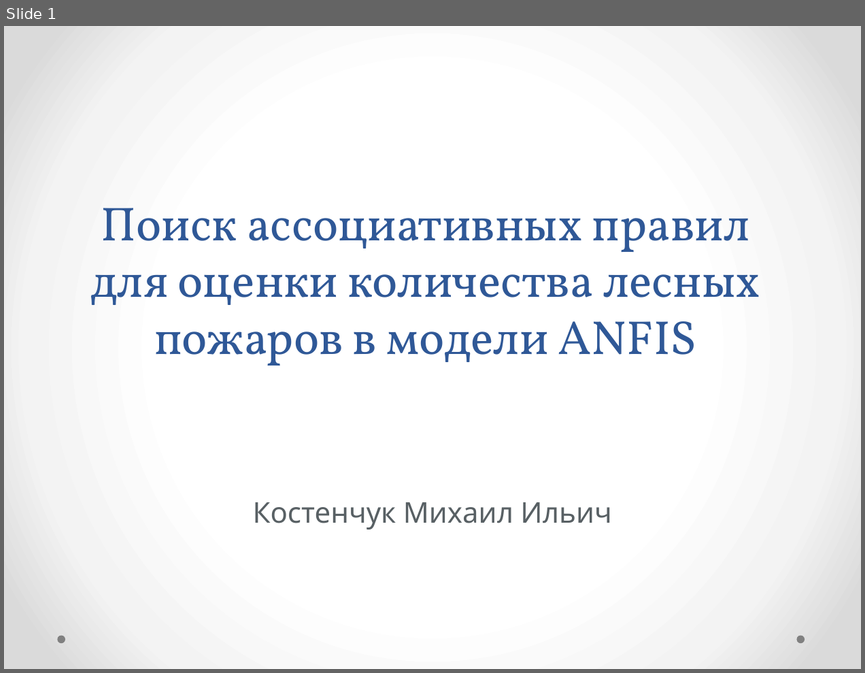
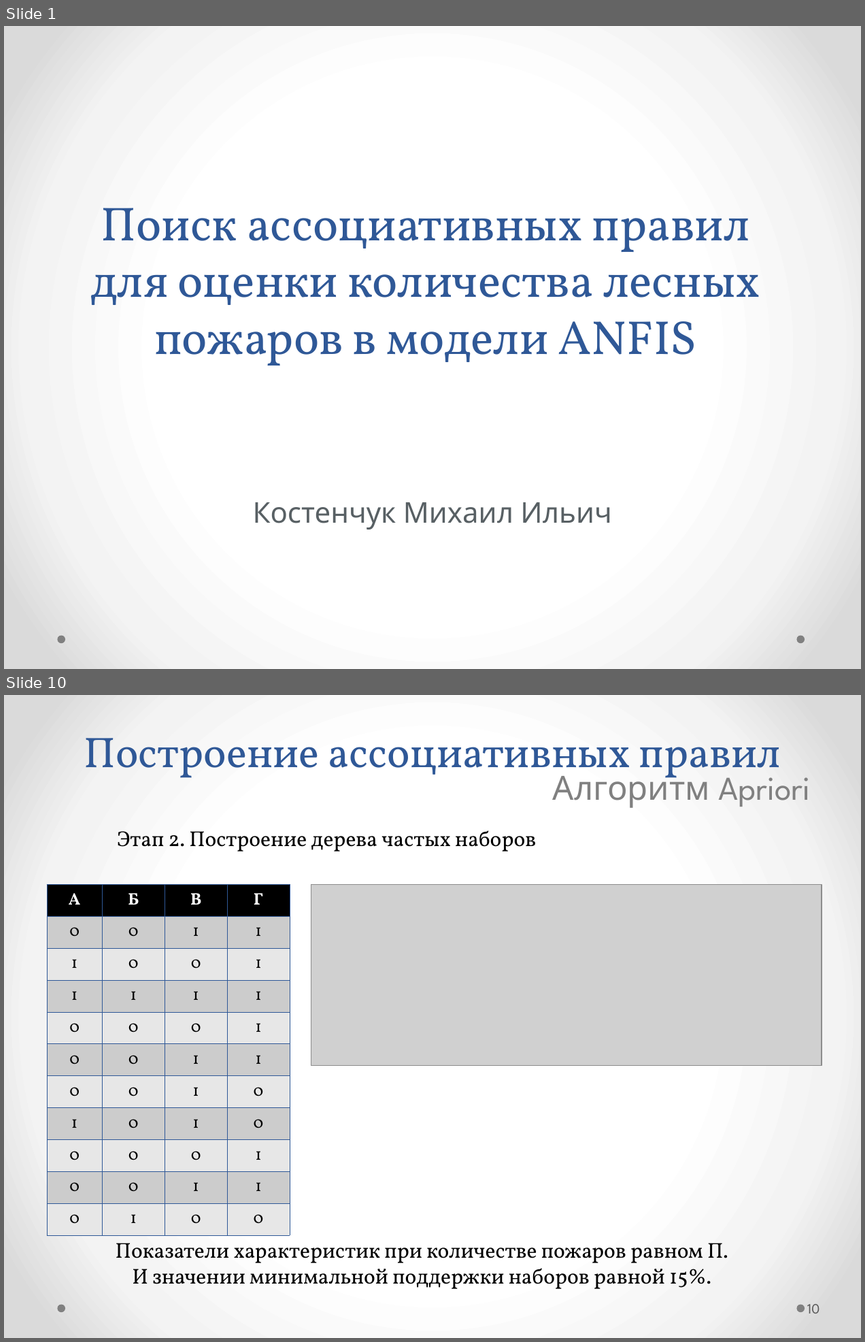
Before and after one commit to kmi9work/Fires, a slide deck: Apriori/my_tex/Поиск ассоциативных правил_Apriori.pptx. Shown one above the other, each under a label of ours: slide 1 before the commit, slides 1 and 10 after it; the slides between them are not shown. The pictures are 865x673 and 865x1342 pixels, drawn with LibreOffice and Linux fonts; fonts in the diff are those of the drawing; grey boxes stand for pictures. Boxes give left, top, right and bottom in pixels: in the first picture for what was removed or moved away, otherwise in the second. Text is boxed around its words. In the diff, an @@ line names an element or a change of style, - is before the commit and + after.

```diff
--- a/Apriori/my_tex/Поиск ассоциативных правил_Apriori.pptx
+++ b/Apriori/my_tex/Поиск ассоциативных правил_Apriori.pptx
@@ slide 10 added at [4,695,861,1338], background gradient #FFFFFF to #F4F4F4 to #DADADA; not listed: 2 template elements that a slide beside it also shows @@
@@ text added at [84,738,781,786], 36 pt, text #2F5897 @@
+Построение ассоциативных правил
@@ text added at [553,766,810,808], 28 pt, text #808080 @@
+Алгоритм Apriori
@@ text added at [117,830,536,851], 18 pt, text #000000 @@
+Этап 2. Построение дерева частых наборов
@@ table added at [47,884,290,1226], 11 rows, 4 columns @@
+А | Б | В | Г
+0 | 0 | 1 | 1
+1 | 0 | 0 | 1
+1 | 1 | 1 | 1
+0 | 0 | 0 | 1
+0 | 0 | 1 | 1
+0 | 0 | 1 | 0
+1 | 0 | 1 | 0
+0 | 0 | 0 | 1
+0 | 0 | 1 | 1
+0 | 1 | 0 | 0
@@ picture added at [311,884,821,1065] @@
@@ text added at [116,1242,728,1289], 18 pt, text #000000 @@
+Показатели характеристик при количестве пожаров равном П.
+И значении минимальной поддержки наборов равной 15%.
@@ page number added at [807,1304,819,1313], 12 pt, text #595959 @@
+10
```
Also in this commit, not shown: 11 slides changed, 2 other slides added, 1 slide removed, 5 other files.
